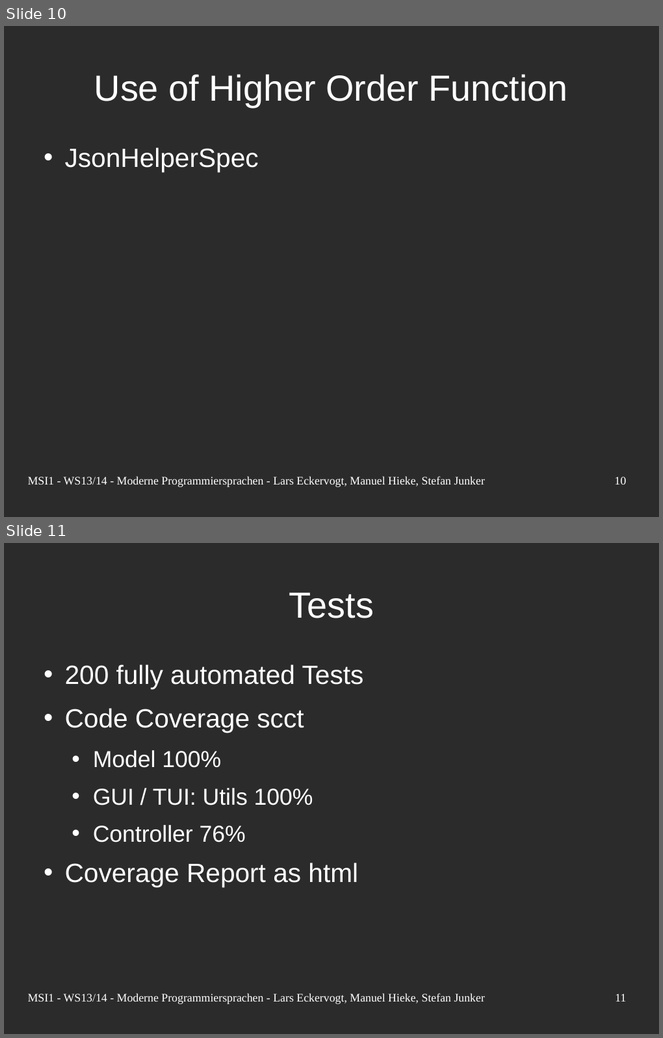
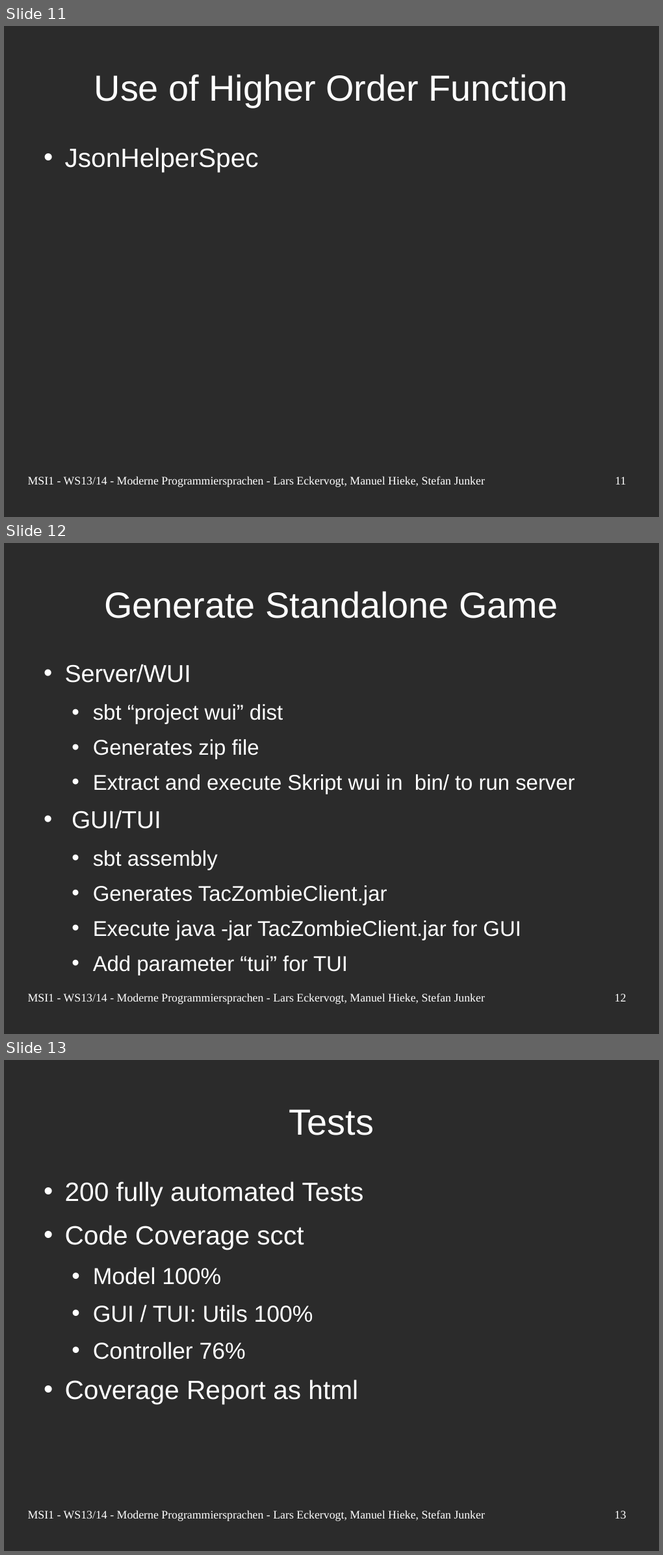
Before and after one commit to nerduel/TacZombie, a slide deck: doc/presentation/Presentation.odp. Shown one above the other, each under a label of ours: slides 10 and 11 before the commit, slides 11, 12 and 13 after it. The pictures are 663x1038 and 663x1555 pixels, drawn with LibreOffice and Linux fonts; fonts in the diff are those of the drawing; background and template pictures are left out; a plain dark background stands for a picture behind light text. Boxes give left, top, right and bottom in pixels: in the first picture for what was removed or moved away, otherwise in the second. Text is boxed around its words. In the diff, an @@ line names an element or a change of style, - is before the commit and + after.

```diff
--- a/doc/presentation/Presentation.odp
+++ b/doc/presentation/Presentation.odp
@@ slide 12 added at bbox=[4, 543, 659, 1034], background picture (left out) @@
@@ title added at bbox=[104, 591, 558, 618], 44 pt, text #FFFFFF @@
+Generate Standalone Game
@@ text added at bbox=[65, 664, 575, 976], 25.9 pt, text #FFFFFF @@
+• Server/WUI
+  • sbt “project wui” dist
+  • Generates zip file
+  • Extract and execute Skript wui in bin/ to run server
+• GUI/TUI
+  • sbt assembly
+  • Generates TacZombieClient.jar
+  • Execute java -jar TacZombieClient.jar for GUI
+  • Add parameter “tui” for TUI
@@ text added at bbox=[28, 993, 485, 1005], 14 pt, text #FFFFFF @@
+MSI1 - WS13/14 - Moderne Programmiersprachen - Lars Eckervogt, Manuel Hieke, Stefan Junker
@@ page number added at bbox=[615, 994, 627, 1002], 14 pt, text #FFFFFF @@
+12
@@ what was slide 10 is now slide 11 @@
@@ page number at bbox=[615, 477, 626, 485]: text changed @@
-10
+11
@@ what was slide 11 is now slide 13 @@
@@ page number at bbox=[615, 1511, 627, 1519]: text changed @@
-11
+13
```
Also in this commit, not shown: 4 slides changed, 2 other slides added, 1 other file.
